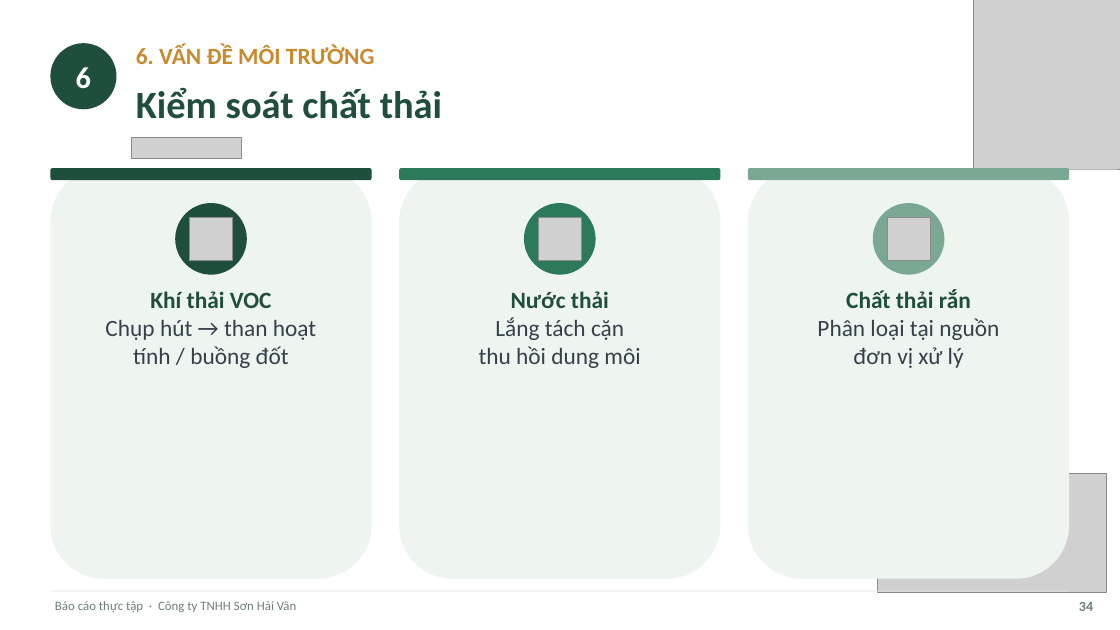
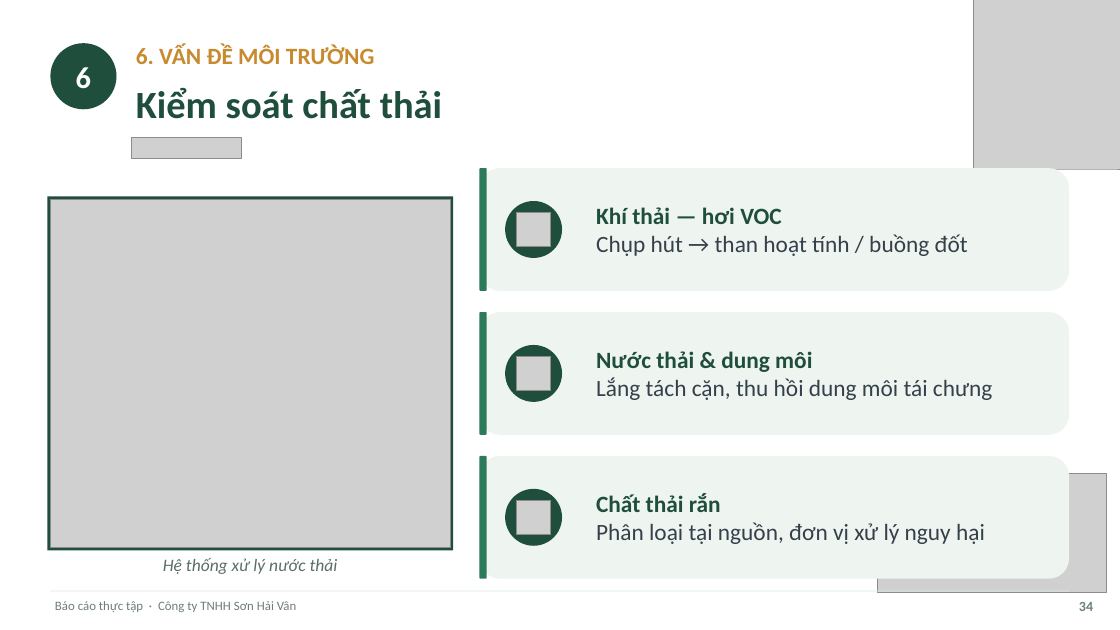
Before and after one commit to tranconcoder/pubic-resources, a slide deck: slide 34 of SuHeo/Báo cáo thực tập - Sơn Hải Vân.pptx. Drawn at 1120x630 pixels with LibreOffice and Linux fonts; fonts in the diff are those of the drawing; grey boxes stand for pictures. Boxes give left, top, right and bottom in pixels: in the first picture for what was removed or moved away, otherwise in the second. Text is boxed around its words. In the diff, an @@ line names an element or a change of style, - is before the commit and + after.

```diff
--- a/SuHeo/Báo cáo thực tập - Sơn Hải Vân.pptx
+++ b/SuHeo/Báo cáo thực tập - Sơn Hải Vân.pptx
@@ rounded rectangle removed at (x1=50, y1=168, x2=371, y2=180) @@
@@ rounded rectangle removed at (x1=399, y1=168, x2=720, y2=579) @@
@@ rounded rectangle removed at (x1=399, y1=168, x2=720, y2=180) @@
@@ rounded rectangle added at (x1=480, y1=168, x2=1070, y2=291), fill #EEF4F0 @@
@@ rounded rectangle added at (x1=480, y1=168, x2=487, y2=291), fill #2C7A5A @@
@@ rounded rectangle removed at (x1=748, y1=168, x2=1069, y2=180) @@
@@ rectangle resized from (x1=50, y1=168, x2=371, y2=579) to (x1=47, y1=197, x2=453, y2=550) @@
@@ rectangle at (x1=47, y1=197, x2=453, y2=550): rounded rectangle to rectangle; fill #EEF4F0 to #1F4E3D @@
@@ picture added at (x1=50, y1=200, x2=450, y2=548) @@
@@ ellipse removed at (x1=176, y1=203, x2=247, y2=275) @@
@@ ellipse resized from (x1=524, y1=203, x2=596, y2=275) to (x1=505, y1=201, x2=562, y2=258) @@
@@ ellipse at (x1=505, y1=201, x2=562, y2=258): fill #2C7A5A to #1F4E3D @@
@@ text at (x1=596, y1=207, x2=968, y2=256): text changed @@
-Khí thải VOC
-Chụp hút → than hoạt
-tính / buồng đốt
+Khí thải — hơi VOC
+Chụp hút → than hoạt tính / buồng đốt
@@ ellipse removed at (x1=873, y1=203, x2=944, y2=275) @@
@@ picture resized from (x1=190, y1=218, x2=233, y2=260) to (x1=517, y1=213, x2=551, y2=247) @@
@@ rounded rectangle resized from (x1=748, y1=168, x2=1069, y2=579) to (x1=480, y1=312, x2=1070, y2=434) @@
@@ rounded rectangle added at (x1=480, y1=312, x2=487, y2=434), fill #2C7A5A @@
@@ vertical alignment top to middle in 3 elements at (x1=596, y1=493, x2=985, y2=544), (x1=596, y1=207, x2=968, y2=256), (x1=596, y1=351, x2=992, y2=400) @@
@@ ellipse added at (x1=505, y1=345, x2=562, y2=402), fill #1F4E3D @@
@@ picture resized from (x1=539, y1=218, x2=581, y2=260) to (x1=517, y1=356, x2=551, y2=391) @@
@@ text at (x1=596, y1=351, x2=992, y2=400): text changed @@
-Nước thải
-Lắng tách cặn
-thu hồi dung môi
+Nước thải & dung môi
+Lắng tách cặn, thu hồi dung môi tái chưng
@@ rounded rectangle added at (x1=480, y1=456, x2=1070, y2=579), fill #EEF4F0 @@
@@ rounded rectangle added at (x1=480, y1=456, x2=487, y2=579), fill #2C7A5A @@
@@ text "Chất thải rắn" moved from (x1=817, y1=289, x2=999, y2=368) to (x1=596, y1=493, x2=985, y2=544) @@
@@ ellipse added at (x1=505, y1=489, x2=562, y2=546), fill #1F4E3D @@
@@ picture resized from (x1=887, y1=218, x2=930, y2=260) to (x1=517, y1=501, x2=551, y2=535) @@
@@ text at (x1=596, y1=493, x2=721, y2=512): alignment centre to left @@
@@ text at (x1=596, y1=522, x2=985, y2=544): text changed @@
-Phân loại tại nguồn
-đơn vị xử lý
+Phân loại tại nguồn, đơn vị xử lý nguy hại
@@ text added at (x1=163, y1=558, x2=338, y2=574), 15 pt, text #5B6E66, italic @@
+Hệ thống xử lý nước thải
```
Also in this commit, not shown: 3 other slides changed, 1 other file.
